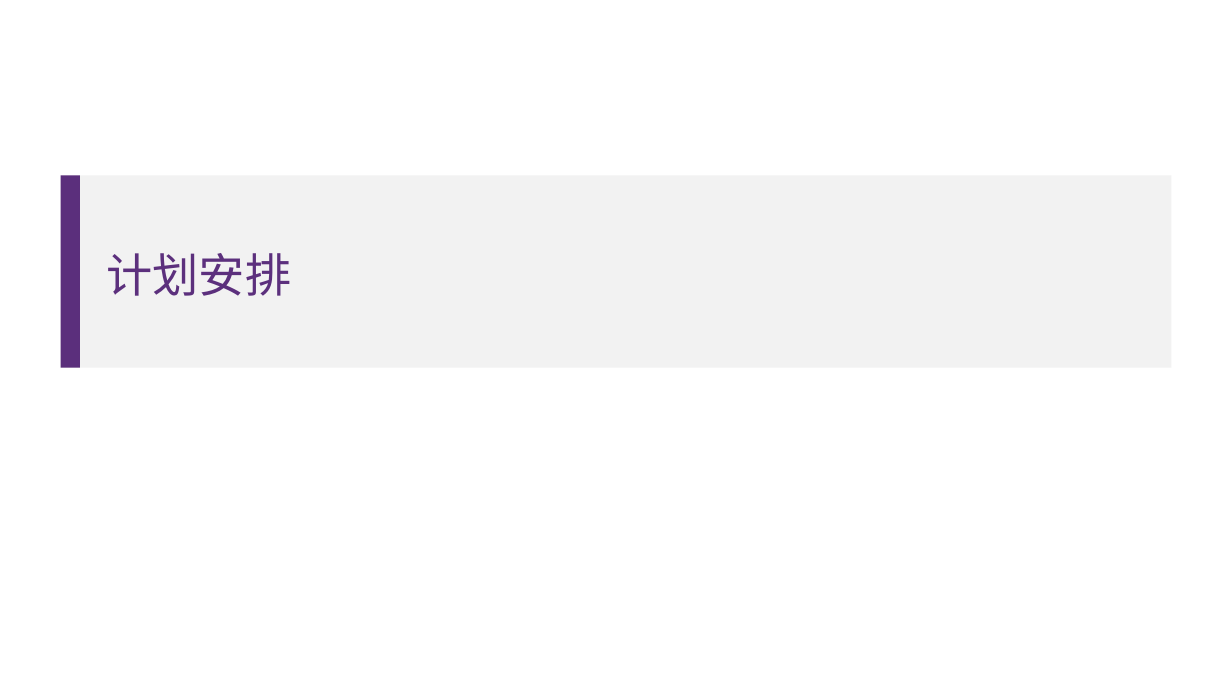
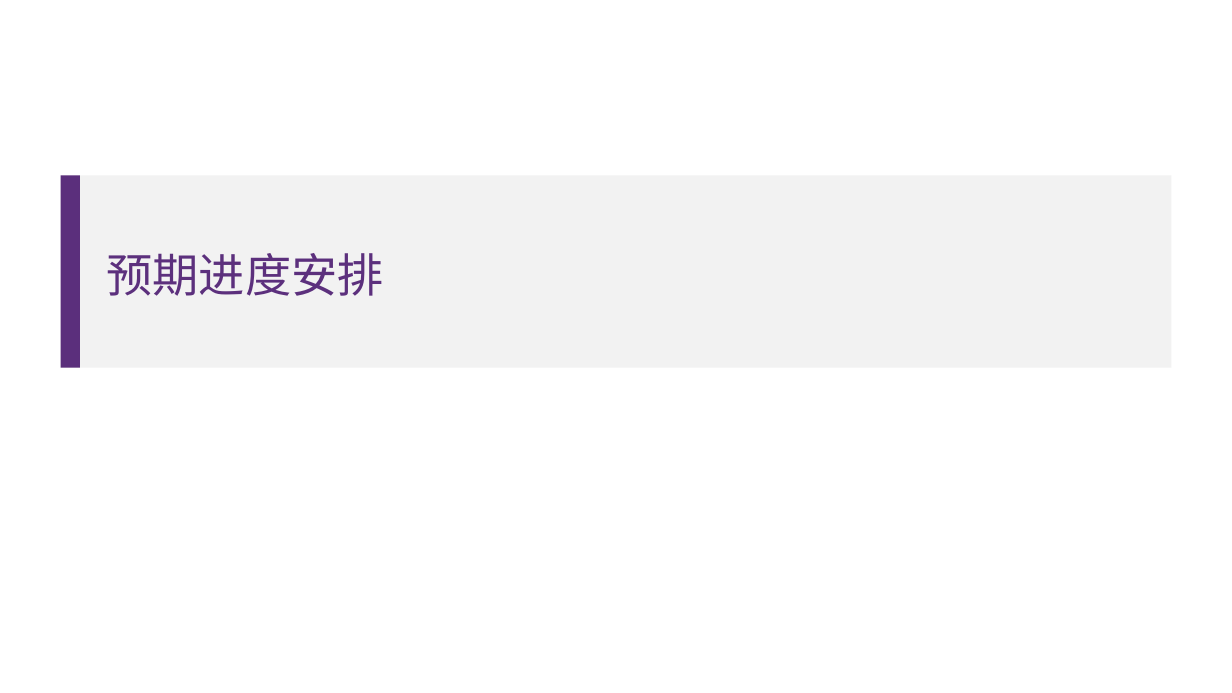
Before and after one commit to nubbi3/graduation-projects, a slide deck: slide 12 of PPT/30號答辯ppt(初版).pptx. Drawn at 1232x693 pixels with LibreOffice and Linux fonts; fonts in the diff are those of the drawing. Boxes give left, top, right and bottom in pixels: in the first picture for what was removed or moved away, otherwise in the second. Text is boxed around its words. In the diff, an @@ line names an element or a change of style, - is before the commit and + after.

```diff
--- a/PPT/30號答辯ppt(初版).pptx
+++ b/PPT/30號答辯ppt(初版).pptx
@@ title at [107, 253, 384, 296]: text changed @@
-计划安排
+预期进度安排
```
Also in this commit, not shown: 9 other slides changed, 2 slides added, 2 slides removed, 2 other files.
